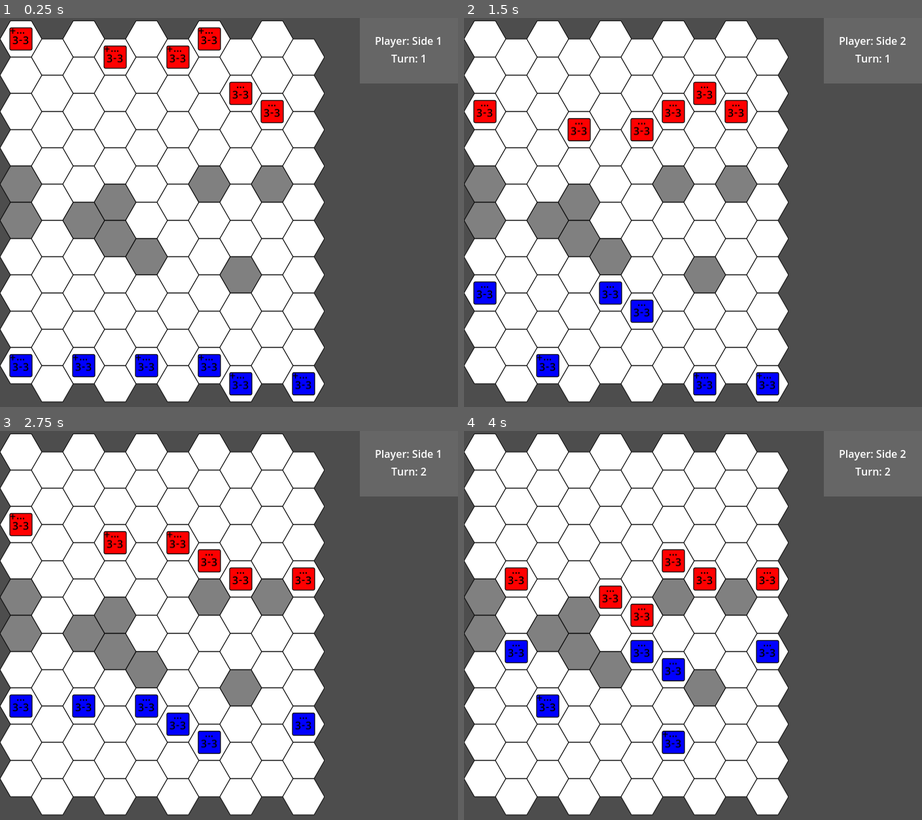
Above: before the commit, frames 1-4 (two rows, left to right).
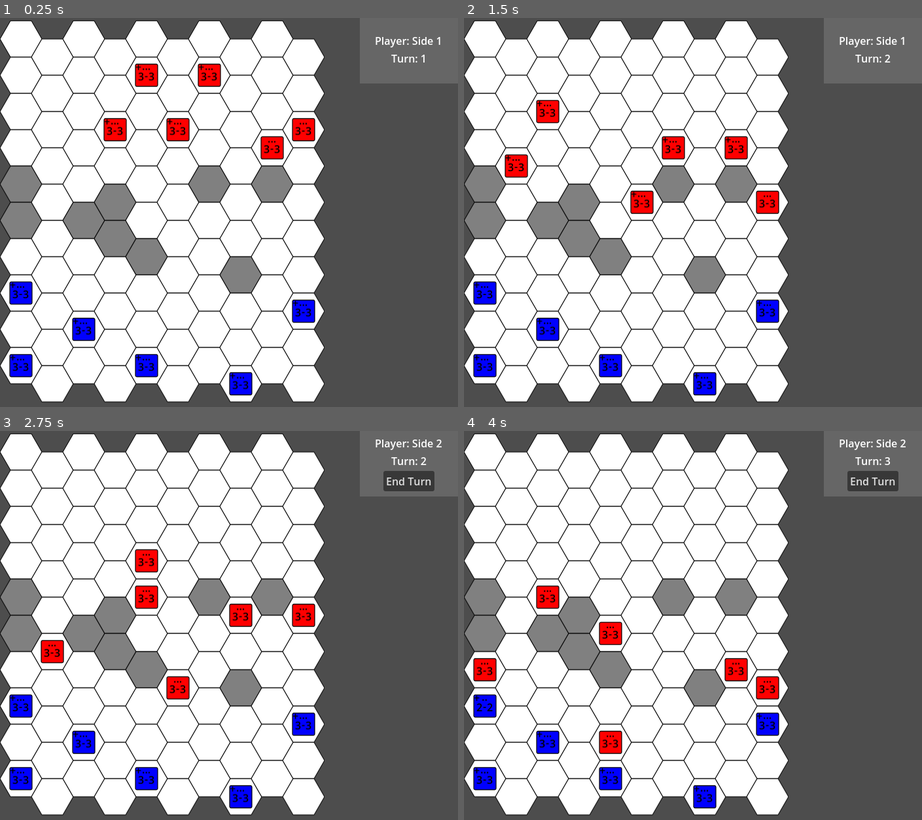
Above: after the commit, the same moments.

Repository: Bly7/1-week-wargame
Game: Godot game, scene res://main.tscn
The game is run twice, just before and just after one commit, with the same random seed, the same clock (stepped at 60 frames per second) and the same inputs.
Inputs (mouse positions are in pixels of both pictures, inside the frame that each line leads up to):
- Up to frame 1 (0.25 s): no input
- Up to frame 2 (1.5 s): move the mouse to (793, 193) at 0.52 s; click (793, 193) at 0.67 s; click (871, 68) at 1.25 s, where only the run after the commit has a clickable "End Turn"
- Up to frame 3 (2.75 s): move the mouse to (137, 648) at 2.02 s; click (137, 648) at 2.17 s
- Up to frame 4 (4 s): click (871, 481) at 2.75 s, where only the run after the commit has a clickable "End Turn"; move the mouse to (738, 539) at 3.52 s; click (738, 539) at 3.67 s

The runs differ from the first frame. In frame 1, 5.6% of the frame differs, in the area x 2-69%, y 2-98%; in frame 2, 6.3%; in frame 3, 7.2%; in frame 4, 8.4%, in the area x 2-97%, y 2-98%.

Commit message:
Improve unit attack logic and placement
Refactored attackUnit to handle counterattacks, tile movement after destroying a unit, and added map parameter for attack logic. Improved unit placement randomness for both sides. Added getCurrentTile to Unit and updated related calls. Minor cleanup and bug fixes.

Diff:
--- a/AI/AI.gd
+++ b/AI/AI.gd
@@ -104,4 +104,4 @@
 		if closest_enemy != null:
 			# attack if in range
 			if unit.canAttackUnit(closest_enemy, map):
-				unit.attackUnit(closest_enemy)
+				unit.attackUnit(closest_enemy, map)
--- a/Unit/unit.gd
+++ b/Unit/unit.gd
@@ -77,6 +77,7 @@
 # Check if the unit has moved this turn
 func hasMoved() -> bool:
 	return move_points < move_range
+	#return move_path.size() > 0
 
 # Get all tiles this unit can move to considering other units' positions
 func getAllMoveableTiles(map: Map, units: Array) -> Array:
@@ -143,6 +144,10 @@
 
 	return true
 
+# Get the tile the unit is currently on
+func getCurrentTile(map: Map) -> Tile:
+	return map.getTileAtPixel(position)
+
 # Set the unit's color
 func setColor(color: Color):
 	if sprite == null:
@@ -209,7 +214,7 @@
 
 	return can_attack
 
-func applyDamage(damage: int):
+func applyDamage(damage: int) -> bool:
 	health_points -= damage
 	if health_points < 0:
 		health_points = 0
@@ -221,7 +226,9 @@
 	if health_points <= 0:
 		# Target unit is defeated, remove it from the game
 		queue_free()
-		return
+		return true
+
+	return false
 
 func roll() -> int:
 	return randi_range(1, 6)
@@ -229,17 +236,18 @@
 
 # Attack another unit
 # Might want to move this to the main script later
-func attackUnit(target_unit: Unit):
+func attackUnit(target_unit: Unit, map: Map, is_counterattack: bool = false) -> bool:
 	# if the unit hasn't moved this turn, give attack bonus
 	var attack_bonus = 0
-	if move_points == move_range:
-		attack_bonus = 1
+	'''
+	if hasMoved() == false:
+		attack_bonus = 1'''
 
 
 	# if the target unit hasn't moved this turn, give defense bonus
 	var defense_bonus = 0
-	if target_unit.move_points == target_unit.move_range:
-		defense_bonus = 2
+	if target_unit.hasMoved() == false:
+		defense_bonus = 1
 
 	# empty move points
 	move_points = 0
@@ -253,12 +261,17 @@
 		failed_attack_sound.play()
 
 		# counterattack logic
-		if target_unit.hasMoved() == false:
+		if target_unit.hasMoved() == false and is_counterattack == false:
 			# Target unit gets a counterattack if it hasn't moved
-			target_unit.attackUnit(self)
+			var counterattack_result = target_unit.attackUnit(self, map, true)
+
+			# I need a sound for counterattack
+
+			return false
+
 
 		# Attack missed
-		return
+		return false
 
 	# Update graphics
 	updateGraphics()
@@ -266,7 +279,20 @@
 
 	# Simple attack logic: reduce target's health by attacker's attack power minus target's defense power
 	var damage = 1
-	target_unit.applyDamage(damage)
+	var target_tile = target_unit.getCurrentTile(map)
+	var destroyed = target_unit.applyDamage(damage)
+
+	# If the target unit is destroyed, move into its tile, unless it's a counterattack
+	if destroyed and not is_counterattack:
+		# Update the move path for visualization
+		move_path.append(getCurrentTile(map))
+		move_path.append(target_tile)
+
+		# Move the unit to the target tile's center position
+		position = target_tile.getCenterOfTile()
 
 	# Play Sound Effect (if any)
 	successful_attack_sound.play()
+
+	# Attack successful
+	return true
--- a/main.gd
+++ b/main.gd
@@ -135,7 +135,7 @@
 				# If clicking on an enemy unit while having a selected unit, attack
 				if can_attack:
 					# Attack the unit
-					selected_unit.attackUnit(unit)
+					selected_unit.attackUnit(unit, map)
 
 					# Deselect previous unit
 					ui_unit_info.setVisibility(false)
@@ -262,10 +262,10 @@
 	# Lay them across the top row
 	var unit_locations = []
 	for x in range(units_per_side):
-		var new_location = Vector2(randi_range(0, map.getWidth() - 1), 0)
+		var new_location = Vector2(randi_range(0, map.getWidth() - 1), randi_range(0, 2))
 
 		while new_location in unit_locations:
-			new_location = Vector2(randi_range(0, map.getWidth() - 1), 0)
+			new_location = Vector2(randi_range(0, map.getWidth() - 1), randi_range(0, 2))
 
 		var unit = spawnUnitAtGrid(1, new_location)
 		unit_locations.append(new_location)
@@ -276,10 +276,10 @@
 	# Lay them across the bottom row
 	unit_locations.clear()
 	for x in range(units_per_side):
-		var new_location = Vector2(randi_range(0, map.getWidth() - 1), map.getHeight() - 1)
+		var new_location = Vector2(randi_range(0, map.getWidth() - 1), randi_range(map.getHeight() - 3, map.getHeight() - 1))
 
 		while new_location in unit_locations:
-			new_location = Vector2(randi_range(0, map.getWidth() - 1), map.getHeight() - 1)
+			new_location = Vector2(randi_range(0, map.getWidth() - 1), randi_range(map.getHeight() - 3, map.getHeight() - 1))
 
 		var unit = spawnUnitAtGrid(2, new_location)
 		unit_locations.append(new_location)
--- a/main.tscn
+++ b/main.tscn
@@ -11,7 +11,6 @@
 
 [node name="Main" type="Node2D"]
 script = ExtResource("1_0xm2m")
-side2_ai = true
 unit_scene = ExtResource("3_h2yge")
 units_per_side = 6
 
